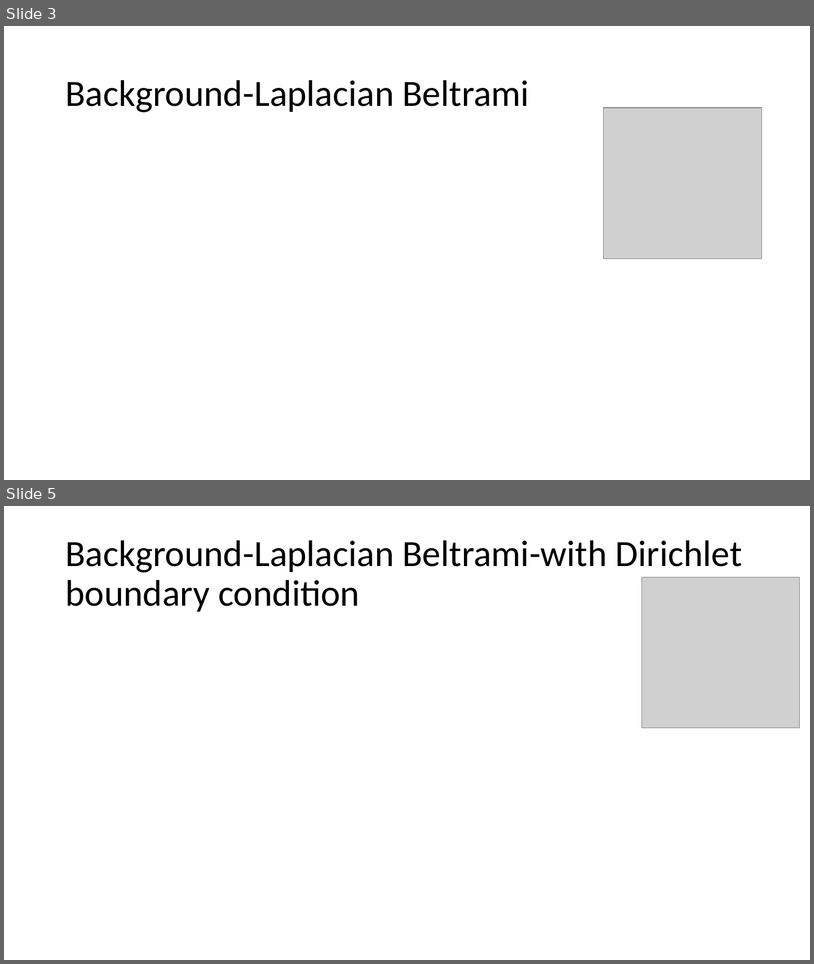
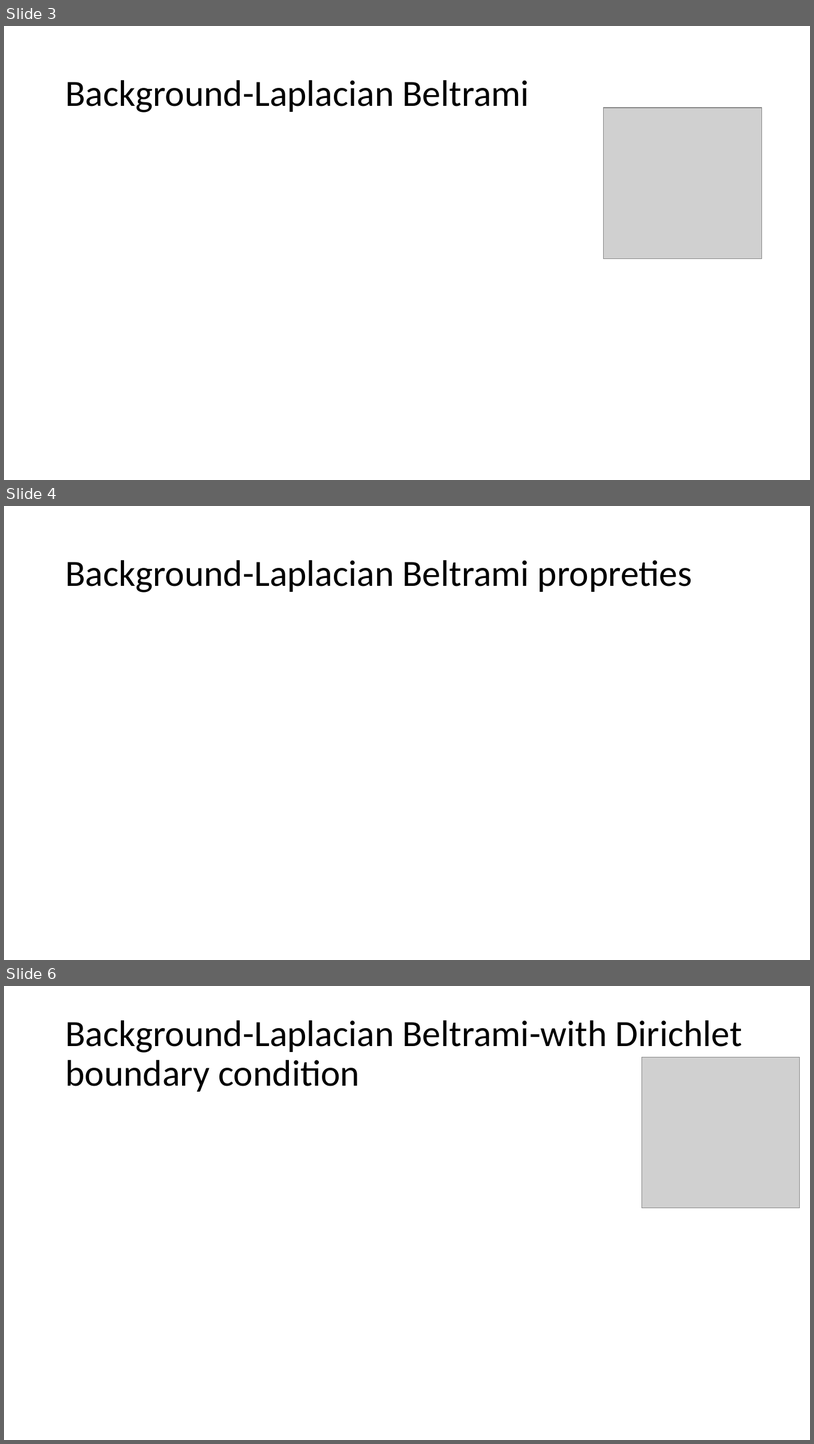
Before and after one commit to tsachiblau/geometricComputerVisionProject, a slide deck: Presentation.pptx. Shown one above the other, each under a label of ours: slides 3 and 5 before the commit, slides 3, 4 and 6 after it; the slides between them are not shown. The pictures are 814x964 and 814x1444 pixels, drawn with LibreOffice and Linux fonts; fonts in the diff are those of the drawing; grey boxes stand for pictures. Boxes give left, top, right and bottom in pixels: in the first picture for what was removed or moved away, otherwise in the second. Text is boxed around its words. In the diff, an @@ line names an element or a change of style, - is before the commit and + after.

```diff
--- a/Presentation.pptx
+++ b/Presentation.pptx
@@ slide 4 added at (4, 506, 810, 960), background #FFFFFF @@
@@ title added at (65, 560, 693, 592), 44 pt, text #000000 @@
+Background-Laplacian Beltrami propreties
@@ what was slide 5 is now slide 6 @@
```
Also in this commit, not shown: 1 slide changed.
